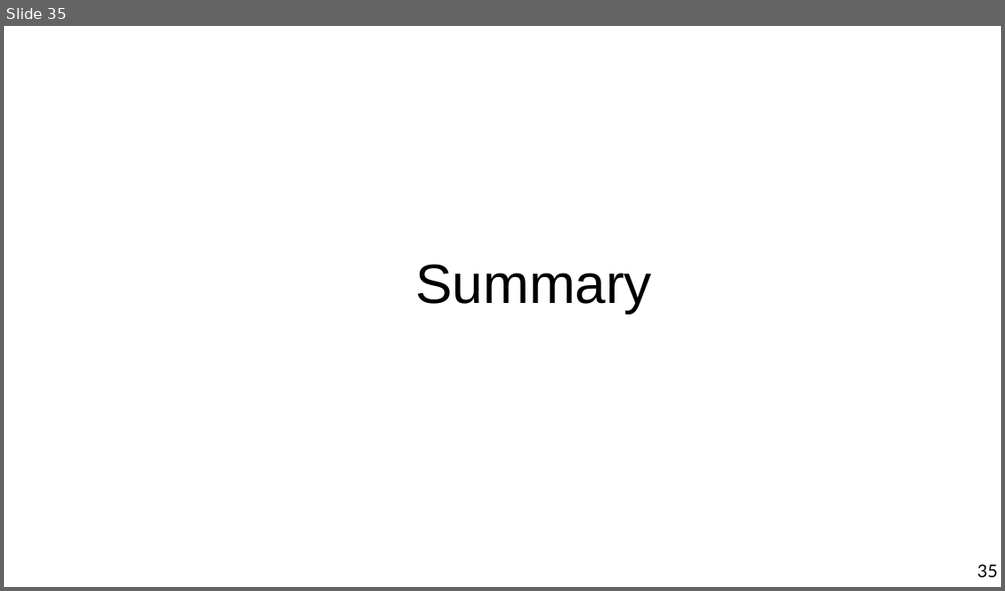
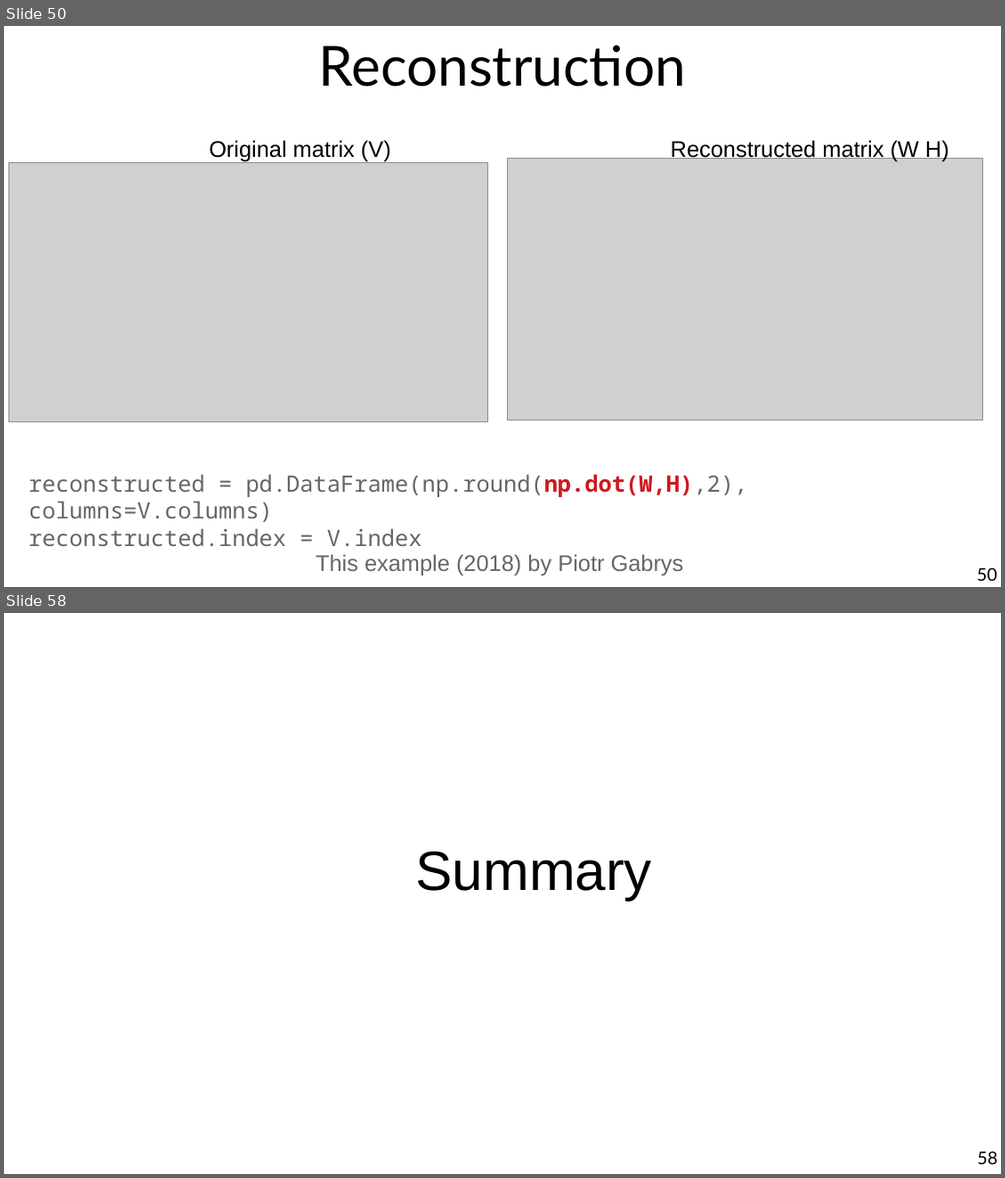
Before and after one commit to chatox/data-mining-course, a slide deck: theory/tt08_recommender_systems.odp. Shown one above the other, each under a label of ours: slide 35 before the commit, slides 50 and 58 after it; the slides between them are not shown. The pictures are 1005x591 and 1005x1178 pixels, drawn with LibreOffice and Linux fonts; fonts in the diff are those of the drawing; grey boxes stand for pictures. Boxes give left, top, right and bottom in pixels: in the first picture for what was removed or moved away, otherwise in the second. Text is boxed around its words. In the diff, an @@ line names an element or a change of style, - is before the commit and + after.

```diff
--- a/theory/tt08_recommender_systems.odp
+++ b/theory/tt08_recommender_systems.odp
@@ slide 50 added at <box>4,26,1001,587</box>, background #FFFFFF @@
@@ title added at <box>318,45,686,87</box>, 44 pt, text #000000 @@
+Reconstruction
@@ text added at <box>209,140,391,161</box>, 18 pt, text #000000 @@
+Original matrix (V)
@@ picture added at <box>508,158,983,420</box> @@
@@ text added at <box>671,140,949,161</box>, 18 pt, text #000000 @@
+Reconstructed matrix (W H)
@@ picture added at <box>9,162,489,422</box> @@
@@ text added at <box>29,474,748,546</box>, 18 pt, text #666666 @@
+reconstructed = pd.DataFrame(np.round(np.dot(W,H),2), columns=V.columns)
+reconstructed.index = V.index
@@ text added at <box>316,554,684,575</box>, 18 pt, text #666666 @@
+This example (2018) by Piotr Gabrys
@@ page number added at <box>977,567,997,580</box>, 14 pt, text #000000 @@
+50
@@ what was slide 35 is now slide 58 @@
@@ page number at <box>977,1151,997,1164</box>: text changed @@
-35
+58
```
Also in this commit, not shown: 11 slides changed, 23 other slides added, 1 slide removed.
